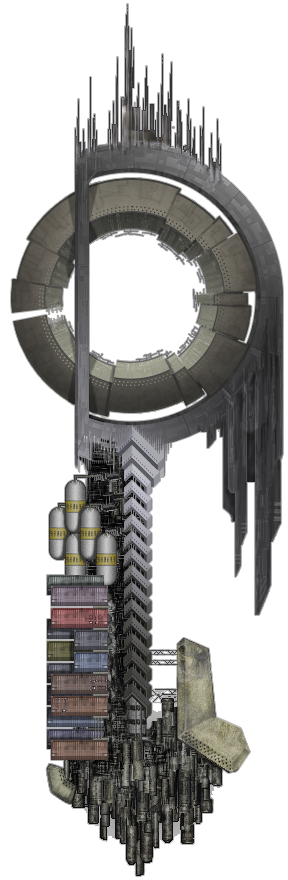
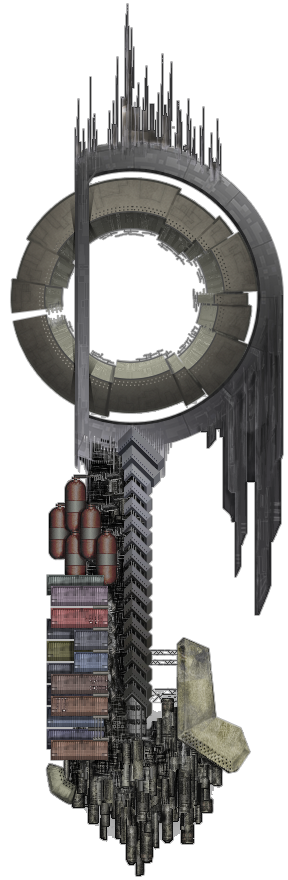
Before/after of a 288x880 layered artwork. What changed in the layer stack:
added group "outer ring xbars + int. STAGE 4" with 11 layers in group "SOURCE" over [48, 168, 284, 719]
added group "spine fix" (1st of 2, in "SOURCE" › "outer ring xbars + int. STAGE 4") with 2 layers in group "outer ring xbars + int. STAGE 4" over [89, 427, 164, 719]
added layer "spine fix copy" (subtract) in group "spine fix" over [89, 427, 164, 719]
added layer "spine fix" (2nd of 2, in "SOURCE" › "outer ring xbars + int. STAGE 4" › "spine fix") (subtract) in group "spine fix" over [89, 427, 164, 719]
added layer "bright outline fix" in group "outer ring xbars + int. STAGE 4" over [201, 295, 284, 615]
added layer "outer ring and integrations" in group "outer ring xbars + int. STAGE 4" over [74, 168, 284, 616]
added group "inner ring shadow" with 5 layers in group "outer ring xbars + int. STAGE 4" over [48, 168, 284, 719]
hid group "outer ring xbars STAGE 3" (8 layers) over [63, 168, 284, 616]
added group "FUEL ITERATION 5" with 1 layers in group "SOURCE" over [49, 475, 118, 586]
added layer "fuel" (1st of 2, in "SOURCE" › "FUEL ITERATION 5") in group "FUEL ITERATION 5" over [49, 475, 118, 586]
hid group "fuel iteration 2" (2 layers) over [49, 475, 117, 586]
added group "outer ring LOW iteration 2" with 1 layers in group "SOURCE" over [89, 168, 261, 434]
added layer "texture" (1st of 2, in "SOURCE" › "outer ring LOW iteration 2") in group "outer ring LOW iteration 2" over [89, 168, 261, 434]
hid group "outer ring LOW" (2 layers), moved it above "INNER RING ITERATION 6" over [89, 168, 261, 435]
added group "INNER RING ITERATION 6" with 1 layers in group "SOURCE" over [63, 177, 260, 418]
added layer "inner ring" (1st of 3, in "SOURCE" › "INNER RING ITERATION 6") in group "INNER RING ITERATION 6" over [63, 177, 260, 418]
hid group "inner ring iteration 4" (2 layers) over [63, 168, 261, 424]
…and 4 more changes (4 added)
